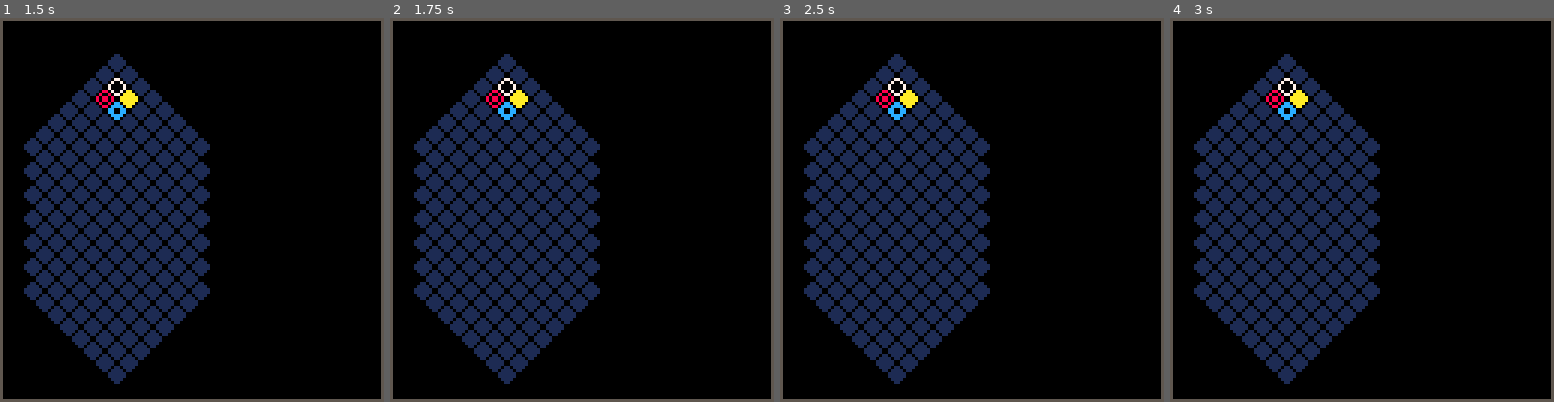
Above: before the commit, frames 1-4 (left to right).
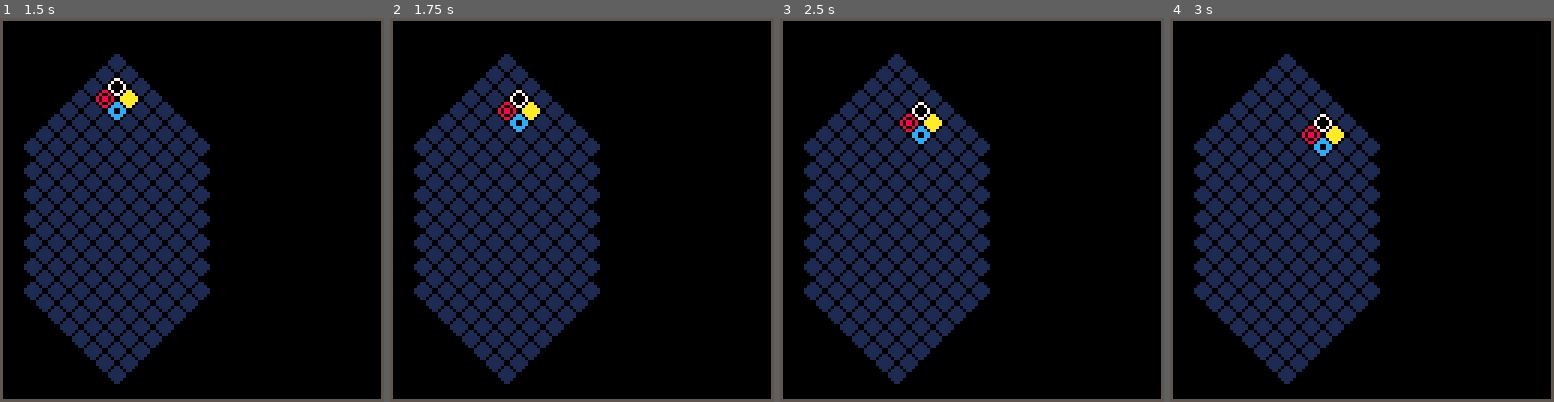
Above: after the commit, the same moments.

Repository: andrewedstrom/picolumia
Game: PICO-8 cartridge picolumia.p8
Same seed, same stepped clock (60 frames per second), same inputs: the game is played once before the commit and once after it.
Inputs:
- Up to frame 1 (1.5 s): no input
- Up to frame 2 (1.75 s): hold Right from 1.6 s (still down)
- Up to frame 3 (2.5 s): release Right at 2.1 s; hold Right from 2.47 s (still down)
- Up to frame 4 (3 s): keep holding Right

Frame 1 is identical in both runs. In frame 2, 0.9% of the frame differs, in the area x 25-40%, y 15-30%; in frame 3, 1.2%, in the area x 25-43%, y 15-33%; in frame 4, 1.2%.

Commit message:
move right

Diff:
--- a/picolumia.p8
+++ b/picolumia.p8
@@ -97,23 +97,27 @@
     end
 end
 
-function move_right()
-    -- local next_y=player.y-1
-    -- local next_x=x_for_next_row(player.y, player.x)+1
-    -- if next_y > 0 and board[next_y][next_x] == empty then
-    --     move_piece(player.y,player.x,next_y,next_x)
-
-    --     local one_row_up_x = x_for_next_row(player.y+1,next_x)
-    --     move_piece(player.y+1,next_x,next_y+1,one_row_up_x)
-    --     move_piece(player.y+1,next_x+1,next_y+1,one_row_up_x+1)
-
-    --     move_piece(player.y+2,player.x,next_y+2,next_x)
-
-    --     player.x = next_x
-    --     player.y = next_y
-    -- else
-    --     new_quad()
-    -- end
+function move_right() --todo combine into one method with move_left
+    local next_y=player.y-1
+    local next_x=x_for_next_row(player.y, player.x+1)
+    if next_y > 0 and board[next_y][next_x] == empty then
+        move_piece(player.y,player.x,next_y,next_x)
+
+        local one_row_up_x = x_for_next_row(player.y+1,next_x)
+        local p1 = player:player1()
+        move_piece(p1.y,p1.x,next_y+1,one_row_up_x)
+
+        local p2 = player:player2()
+        move_piece(p2.y,p2.x,next_y+1,one_row_up_x+1)
+
+        local p3 = player:player3()
+        move_piece(p3.y,p3.x,next_y+2,next_x)
+
+        player.x = next_x
+        player.y = next_y
+    else
+        new_quad()
+    end
 end
 
 -- function move_right()
